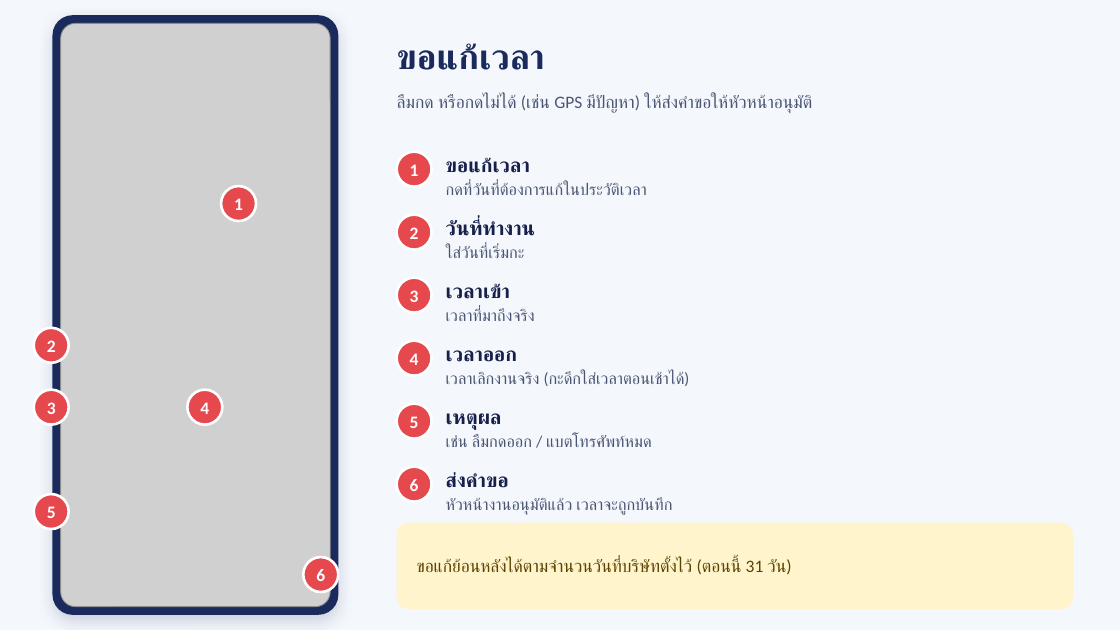
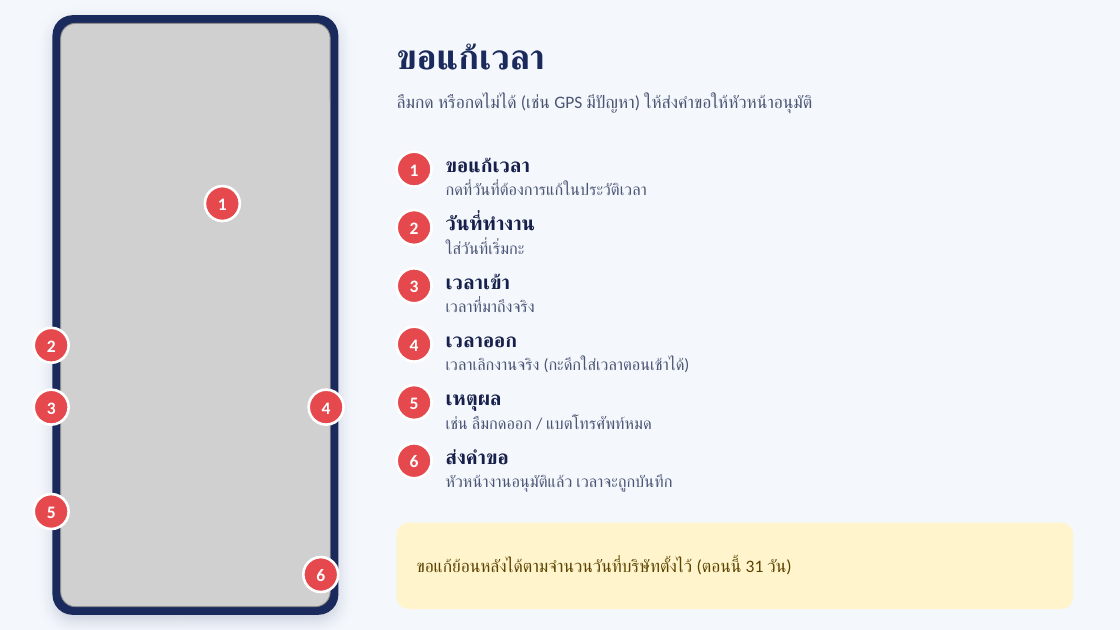
Before and after one commit to pcgwarehouse5-pixel/pull-operation-wha, a slide deck: slide 8 of docs/คู่มือการใช้งานแอป-พนักงาน.pptx (slide 6 before the commit). Drawn at 1120x630 pixels with LibreOffice and Linux fonts; fonts in the diff are those of the drawing; grey boxes stand for pictures. Boxes give left, top, right and bottom in pixels: in the first picture for what was removed or moved away, otherwise in the second. Text is boxed around its words. In the diff, an @@ line names an element or a change of style, - is before the commit and + after.

```diff
--- a/docs/คู่มือการใช้งานแอป-พนักงาน.pptx
+++ b/docs/คู่มือการใช้งานแอป-พนักงาน.pptx
@@ ellipse "1": place and size @@
-ellipse "1" at [221,187,256,222]
+ellipse "1" at [205,187,240,222]
@@ 2 texts, 1 ellipse: place and size @@
-2 texts, 1 ellipse at [397,215,535,258]
+2 texts, 1 ellipse at [397,210,535,254]
@@ 2 texts, 1 ellipse: place and size @@
-2 texts, 1 ellipse at [397,278,535,321]
+2 texts, 1 ellipse at [397,268,535,312]
@@ 2 texts, 1 ellipse: place and size @@
-2 texts, 1 ellipse at [397,341,690,386]
+2 texts, 1 ellipse at [397,327,690,372]
@@ 2 texts, 1 ellipse: place and size @@
-2 texts, 1 ellipse at [397,404,652,447]
+2 texts, 1 ellipse at [397,385,652,429]
@@ ellipse "4": place and size @@
-ellipse "4" at [187,390,223,425]
+ellipse "4" at [308,390,344,425]
@@ 2 texts, 1 ellipse: place and size @@
-2 texts, 1 ellipse at [397,467,672,515]
+2 texts, 1 ellipse at [397,444,672,492]
```
Also in this commit, not shown: 7 other slides changed, 2 slides added.
